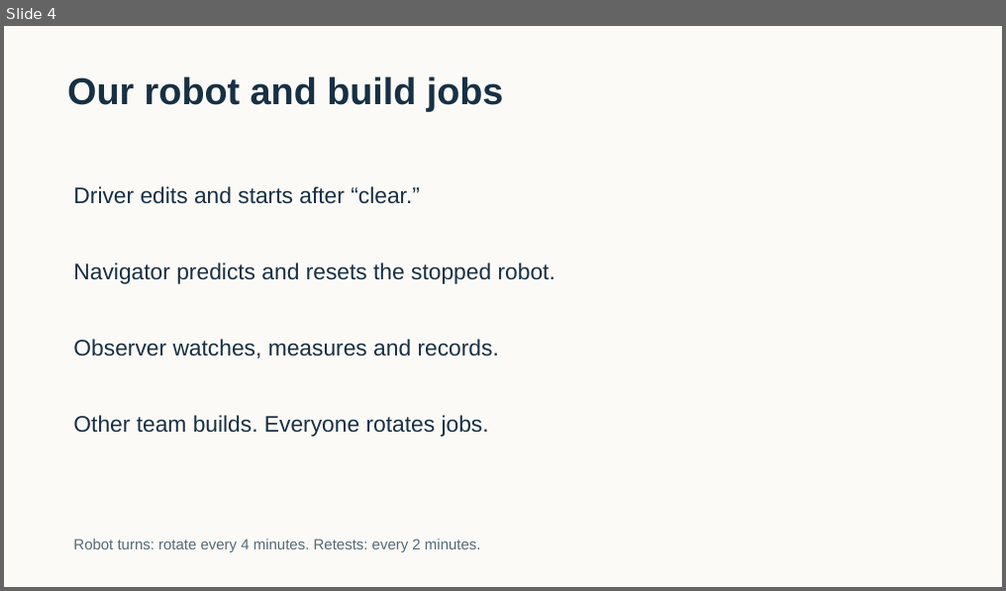
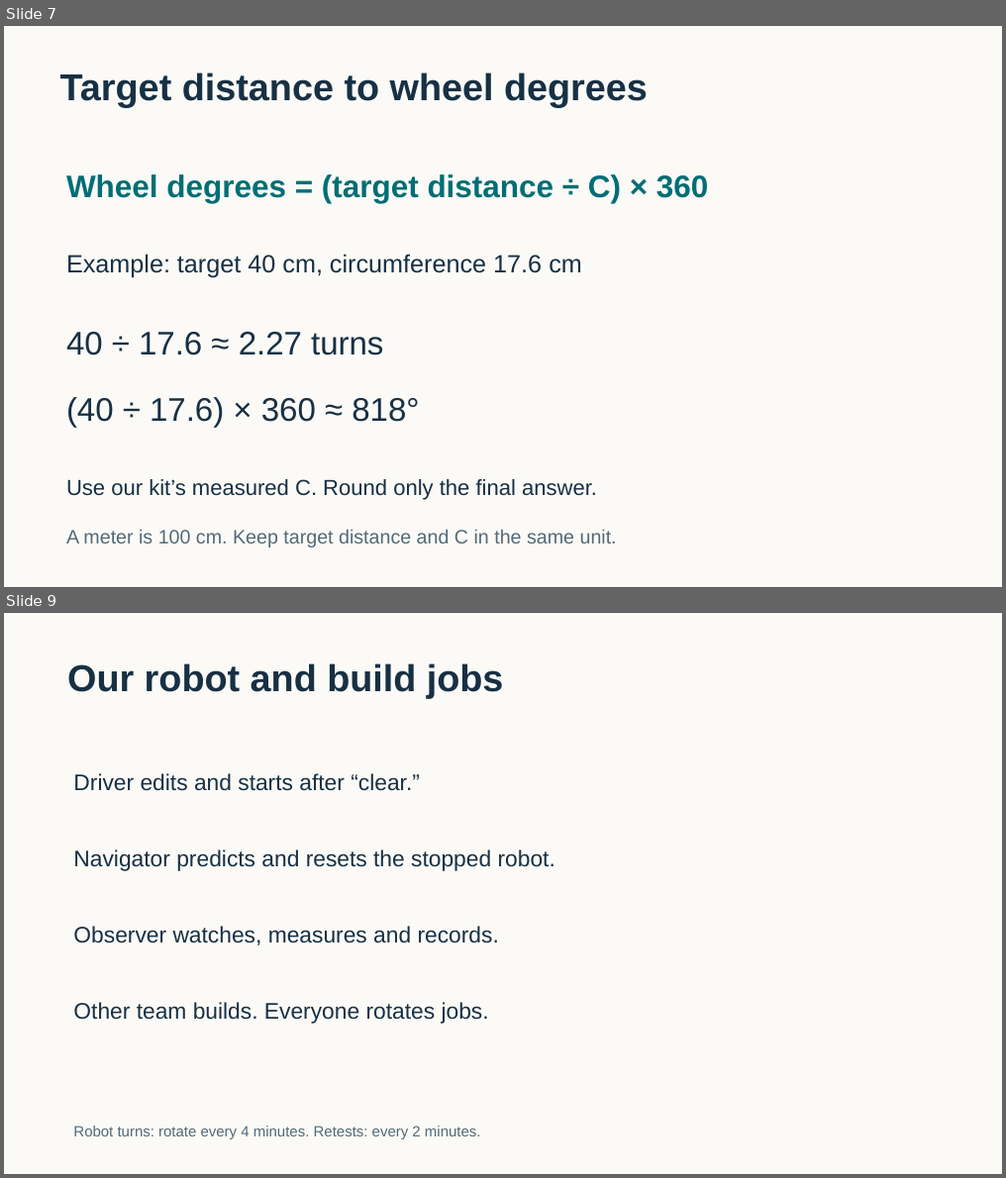
Before and after one commit to FRC999/YMCA-SPIKE-education, a slide deck: 03_Presentations/W02_delivery.pptx. Shown one above the other, each under a label of ours: slide 4 before the commit, slides 7 and 9 after it; the slides between them are not shown. The pictures are 1006x591 and 1006x1178 pixels, drawn with LibreOffice and Linux fonts; fonts in the diff are those of the drawing. Boxes give left, top, right and bottom in pixels: in the first picture for what was removed or moved away, otherwise in the second. Text is boxed around its words. In the diff, an @@ line names an element or a change of style, - is before the commit and + after.

Commit message:
Explain motors and wheel distance in Session 2 with complete teaching packet

```diff
--- a/03_Presentations/W02_delivery.pptx
+++ b/03_Presentations/W02_delivery.pptx
@@ slide 7 added at (4,26,1002,587), background #FBFAF6 @@
@@ text added at (60,73,648,107), 36 pt, text #173044, bold @@
+Target distance to wheel degrees
@@ text added at (66,174,709,203), 30 pt, text #006E75, bold @@
+Wheel degrees = (target distance ÷ C) × 360
@@ text added at (66,254,582,278), 24 pt, text #173044 @@
+Example: target 40 cm, circumference 17.6 cm
@@ text added at (66,332,383,356), 31.5 pt, text #173044 @@
+40 ÷ 17.6 ≈ 2.27 turns
@@ text added at (66,397,419,427), 31.5 pt, text #173044 @@
+(40 ÷ 17.6) × 360 ≈ 818°
@@ text added at (66,479,597,500), 21 pt, text #173044 @@
+Use our kit’s measured C. Round only the final answer.
@@ text added at (66,530,617,548), 18.8 pt, text #536A77 @@
+A meter is 100 cm. Keep target distance and C in the same unit.
@@ what was slide 4 is now slide 9 @@
```
Also in this commit, not shown: 4 slides changed, 5 other slides added, 1 slide removed, 31 other files.
